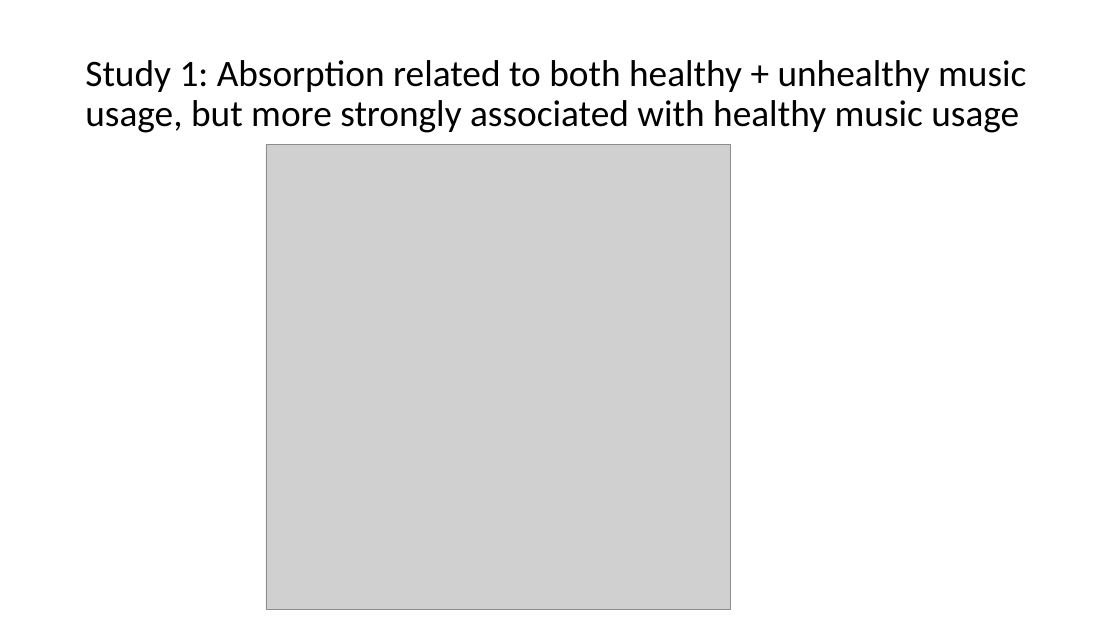
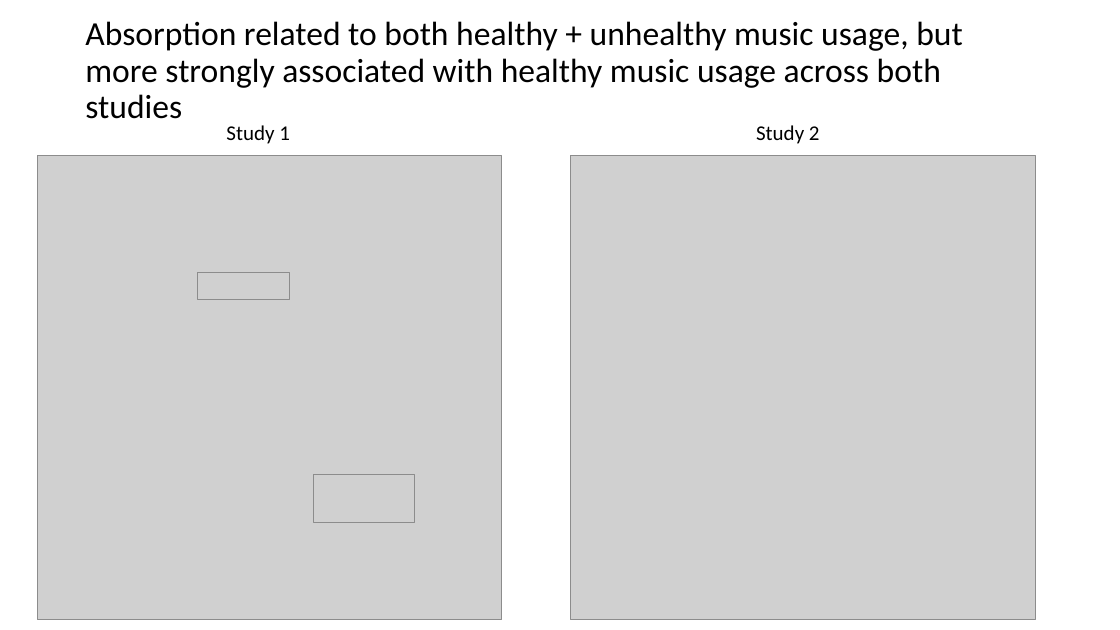
Before and after one commit to njk2136/TEAM, a slide deck: slide 6 of figures/AIMS_paper/AIMS_paperfigures.pptx. Drawn at 1120x630 pixels with LibreOffice and Linux fonts; fonts in the diff are those of the drawing; grey boxes stand for pictures. Boxes give left, top, right and bottom in pixels: in the first picture for what was removed or moved away, otherwise in the second. Text is boxed around its words. In the diff, an @@ line names an element or a change of style, - is before the commit and + after.

Commit message:
updates to absorption plots

```diff
--- a/figures/AIMS_paper/AIMS_paperfigures.pptx
+++ b/figures/AIMS_paper/AIMS_paperfigures.pptx
@@ title at [85,21,963,119]: text changed; size 32 to 28.8 pt @@
-Study 1: Absorption related to both healthy + unhealthy music usage, but more strongly associated with healthy music usage
+Absorption related to both healthy + unhealthy music usage, but more strongly associated with healthy music usage across both studies
@@ text added at [226,125,290,144], 18 pt, text #000000 @@
+Study 1
@@ picture removed at [266,145,731,609] @@
@@ text added at [756,125,820,144], 18 pt, text #000000 @@
+Study 2
@@ picture added at [37,155,502,620] @@
@@ picture added at [571,155,1035,620] @@
@@ picture added at [197,272,290,300] @@
@@ picture added at [313,475,415,523] @@
```
Also in this commit, not shown: 2 other slides changed, 2 slides added, 5 slides removed, 13 other files.
